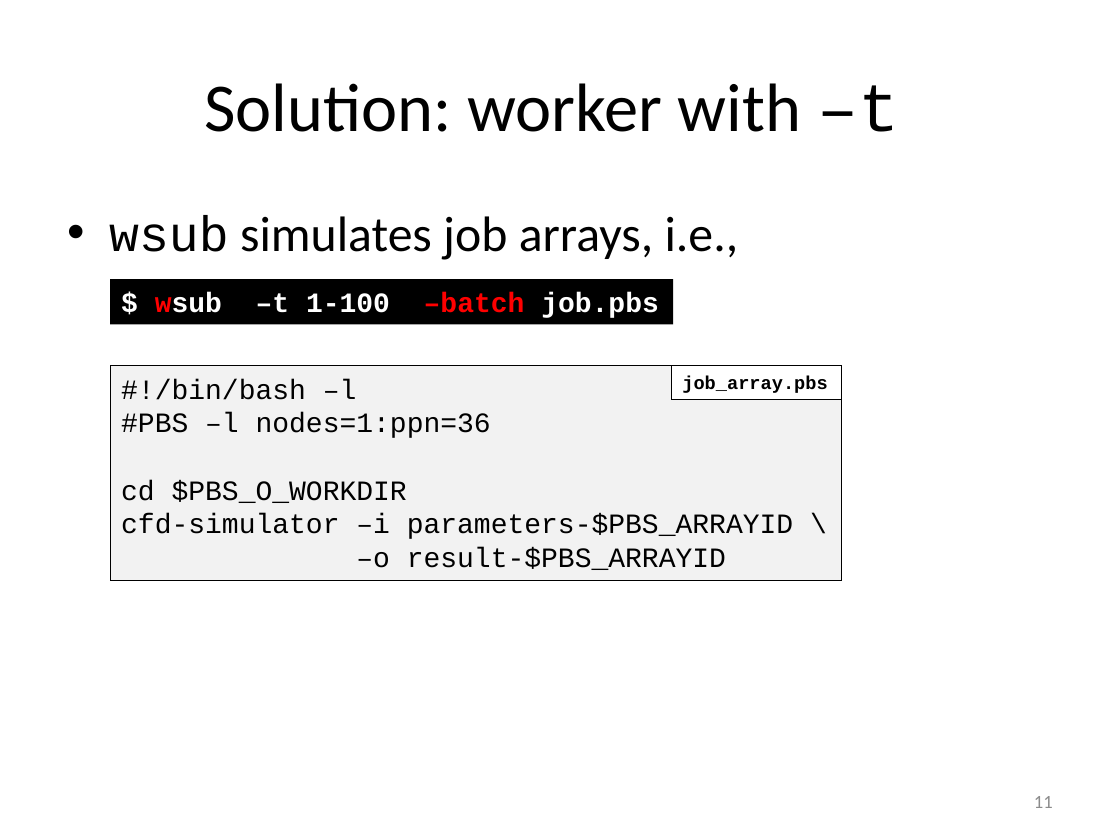
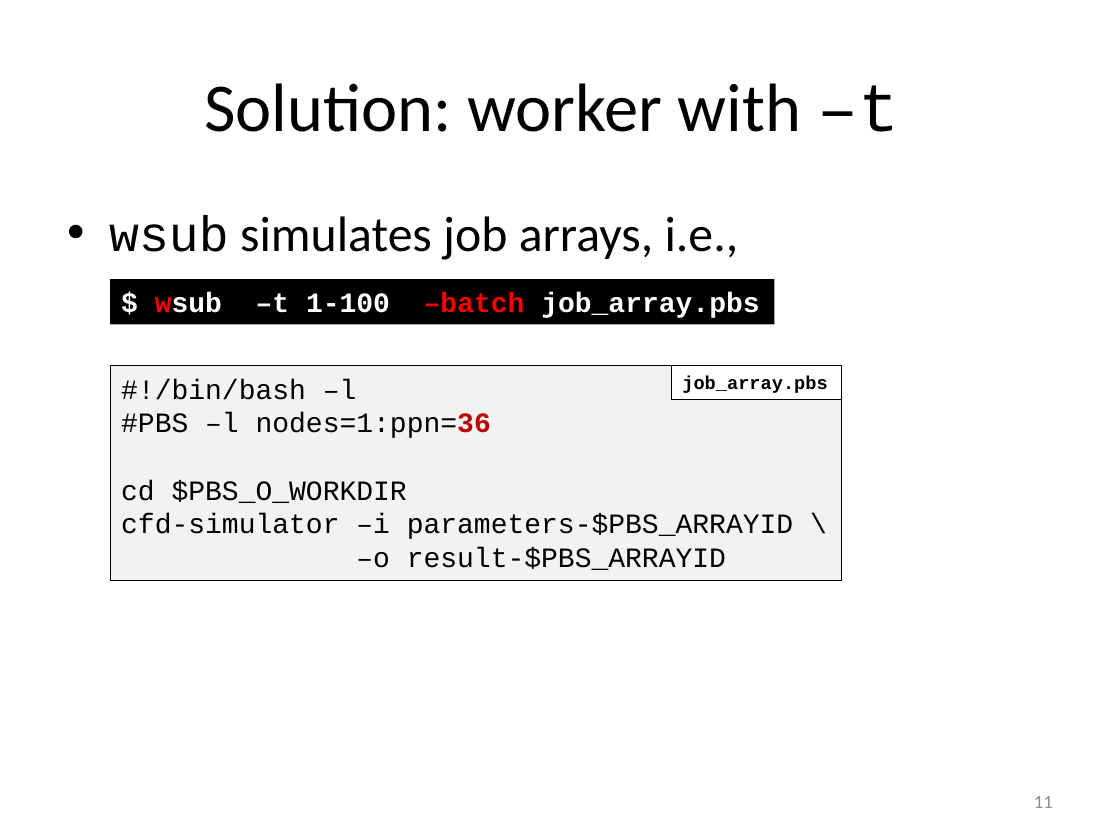
Before and after one commit to gjbex/worker-and-atools, a slide deck: slide 11 of worker_atools.pptx. Drawn at 1120x840 pixels with LibreOffice and Linux fonts; fonts in the diff are those of the drawing. Boxes give left, top, right and bottom in pixels: in the first picture for what was removed or moved away, otherwise in the second. Text is boxed around its words. In the diff, an @@ line names an element or a change of style, - is before the commit and + after.

Commit message:
Fix typos, replace thinking by something generic

```diff
--- a/worker_atools.pptx
+++ b/worker_atools.pptx
@@ rectangle "$ wsub –t 1-100 –batch ...": place and size @@
-rectangle "$ wsub –t 1-100 –batch ..." at [110,279,673,324]
+rectangle "$ wsub –t 1-100 –batch ..." at [110,279,774,324]
@@ text in rectangle at [155,292,759,318]: text changed @@
-$ wsub –t 1-100 –batch job.pbs
+$ wsub –t 1-100 –batch job_array.pbs
@@ text in rectangle at [121,413,491,438]: text colour #000000 to #C00000, bold on in "nodes=1:ppn=36" @@
```
Also in this commit, not shown: 2 other slides changed.
